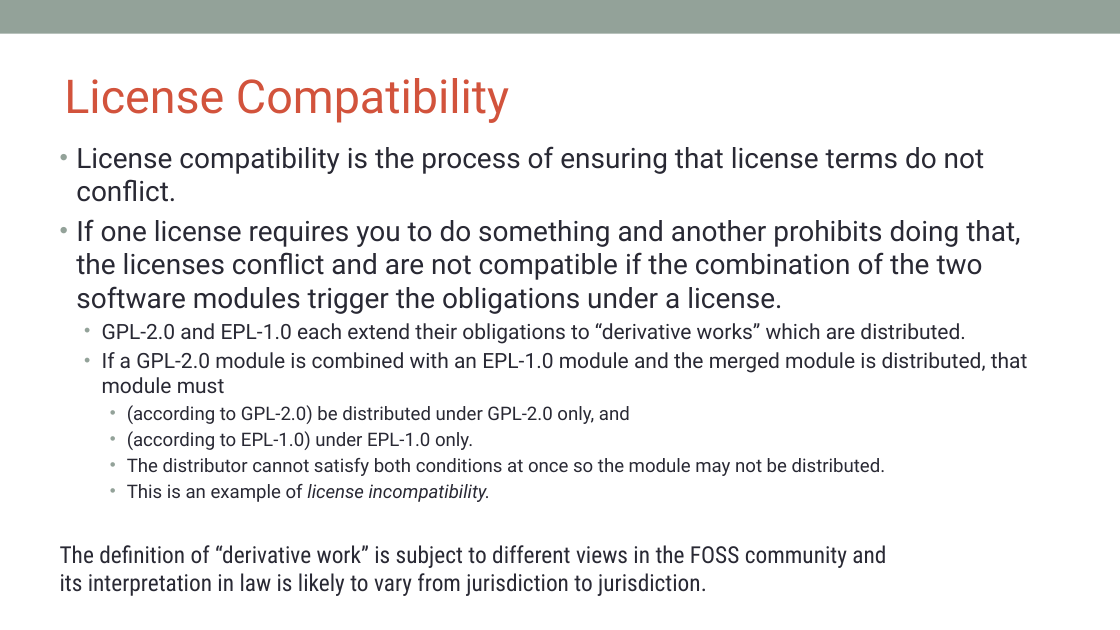
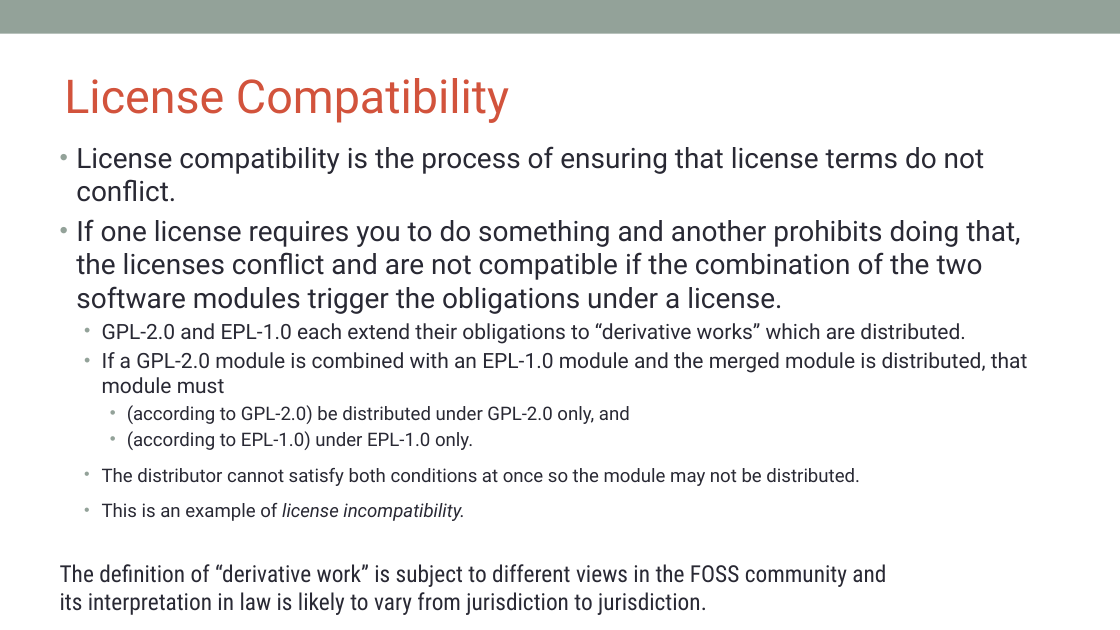
Before and after one commit to OpenChain-Project/Curriculum, a slide deck: slide 20 of slides/openchain-curriculum-for-1-1.odp. Drawn at 1120x630 pixels with LibreOffice and Linux fonts; fonts in the diff are those of the drawing; background and template pictures are left out. Boxes give left, top, right and bottom in pixels: in the first picture for what was removed or moved away, otherwise in the second. Text is boxed around its words. In the diff, an @@ line names an element or a change of style, - is before the commit and + after.

```diff
--- a/slides/openchain-curriculum-for-1-1.odp
+++ b/slides/openchain-curriculum-for-1-1.odp
@@ text at bbox=[102, 468, 860, 521]: list level 3 to 2 in "The distributor cannot satisfy both ..."; list level 3 to 2 in "This is an example of ..." @@
```
Also in this commit, not shown: 2 other slides changed.
